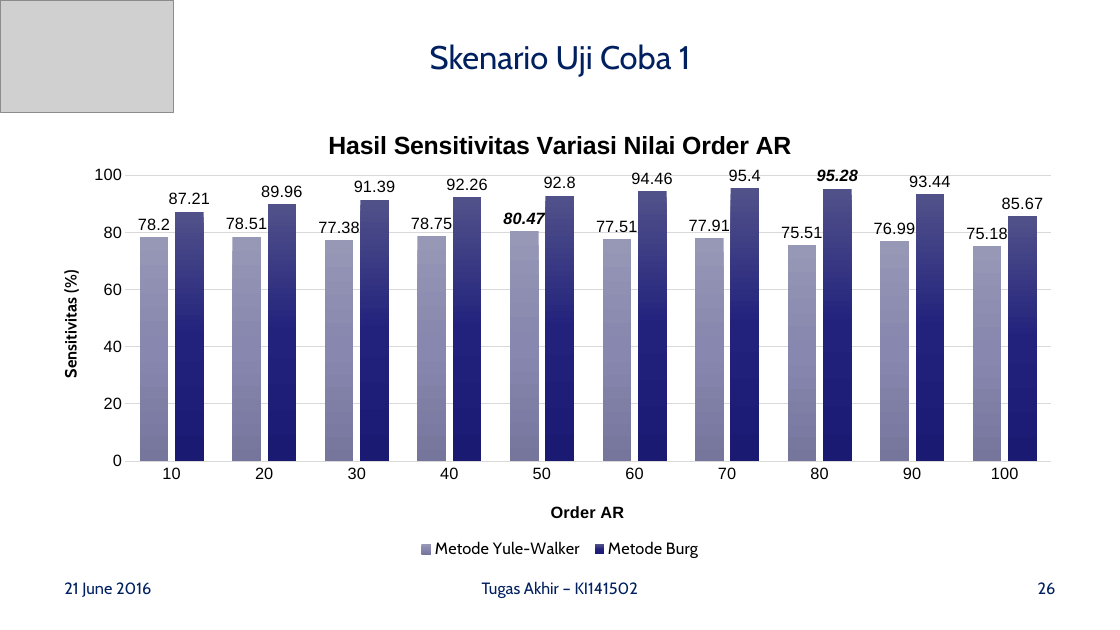
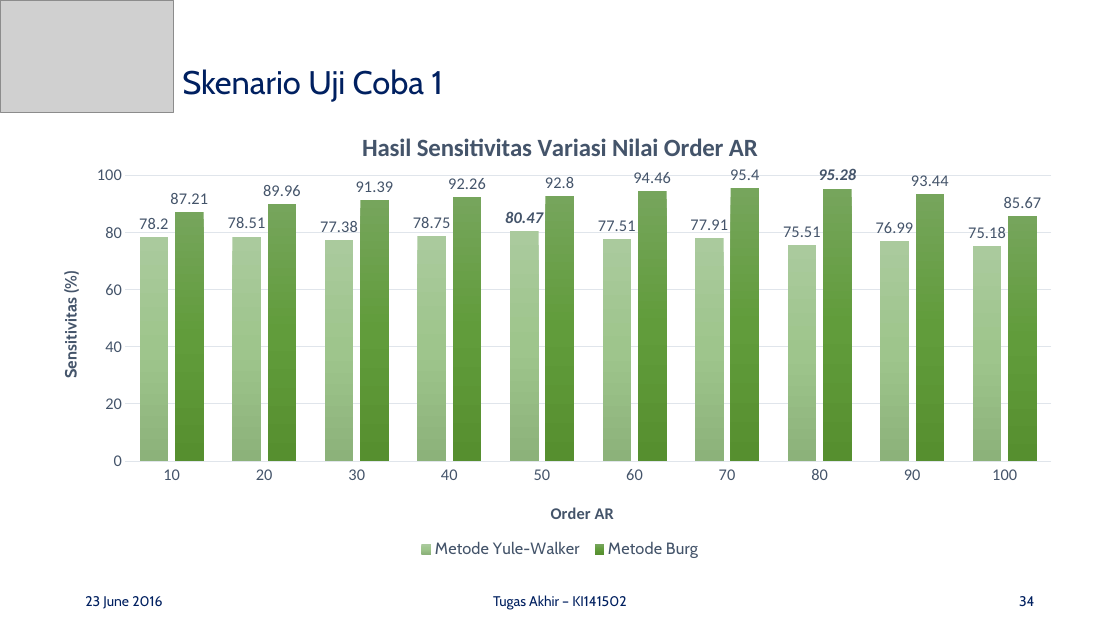
Before and after one commit to mustofa27/tugasAkhir, a slide deck: slide 34 of Bismillah Buku TA/Presentasi-TA_Ahmad-Mustofa_5112100100.pptx (slide 26 before the commit). Drawn at 1120x630 pixels with LibreOffice and Linux fonts; fonts in the diff are those of the drawing; grey boxes stand for pictures; background and template pictures are left out. Boxes give left, top, right and bottom in pixels: in the first picture for what was removed or moved away, otherwise in the second. Text is boxed around its words. In the diff, an @@ line names an element or a change of style, - is before the commit and + after.

```diff
--- a/Bismillah Buku TA/Presentasi-TA_Ahmad-Mustofa_5112100100.pptx
+++ b/Bismillah Buku TA/Presentasi-TA_Ahmad-Mustofa_5112100100.pptx
@@ title "Skenario Uji Coba 1": place and size @@
-title "Skenario Uji Coba 1" at [430, 44, 691, 77]
+title "Skenario Uji Coba 1" at [182, 69, 443, 101]
@@ title "Skenario Uji Coba 1" at [182, 69, 443, 101]: alignment centre to left; line spacing 1 to 0.9 @@
@@ column chart at [56, 112, 1065, 563] @@
@@ colour of Metode Yule-Walker  gradient #9797B7 to #8888B0 to #77779F to gradient #ACCB9D to #A0C68E to #8DB47B @@
@@ data labels of Metode Yule-Walker  changed @@
@@ colour of Metode Burg gradient #52528B to #24247F to #1C1C74 to gradient #77A65D to #639E3A to #579030 @@
@@ data labels of Metode Burg changed @@
@@ legend changed @@
@@ category axis changed @@
@@ value axis changed @@
@@ lettering changed @@
@@ text "23 June 2016" at [85, 596, 162, 609]: vertical alignment top to middle @@
@@ text at [85, 596, 162, 609]: text changed; size 14 to 12 pt @@
-21 June 2016
+23 June 2016
@@ text "Tugas Akhir – KI141502": place and size @@
-text "Tugas Akhir – KI141502" at [482, 581, 638, 598]
+text "Tugas Akhir – KI141502" at [493, 595, 626, 610]
@@ text "Tugas Akhir – KI141502" at [493, 595, 626, 610]: size 14 to 12 pt; vertical alignment top to middle @@
@@ page number at [1019, 596, 1034, 606]: vertical alignment top to middle @@
@@ page number at [1019, 596, 1034, 606]: text changed; size 14 to 12 pt @@
-26
+34
```
Also in this commit, not shown: 42 other slides changed, 16 slides added, 8 slides removed, 2 other files.
